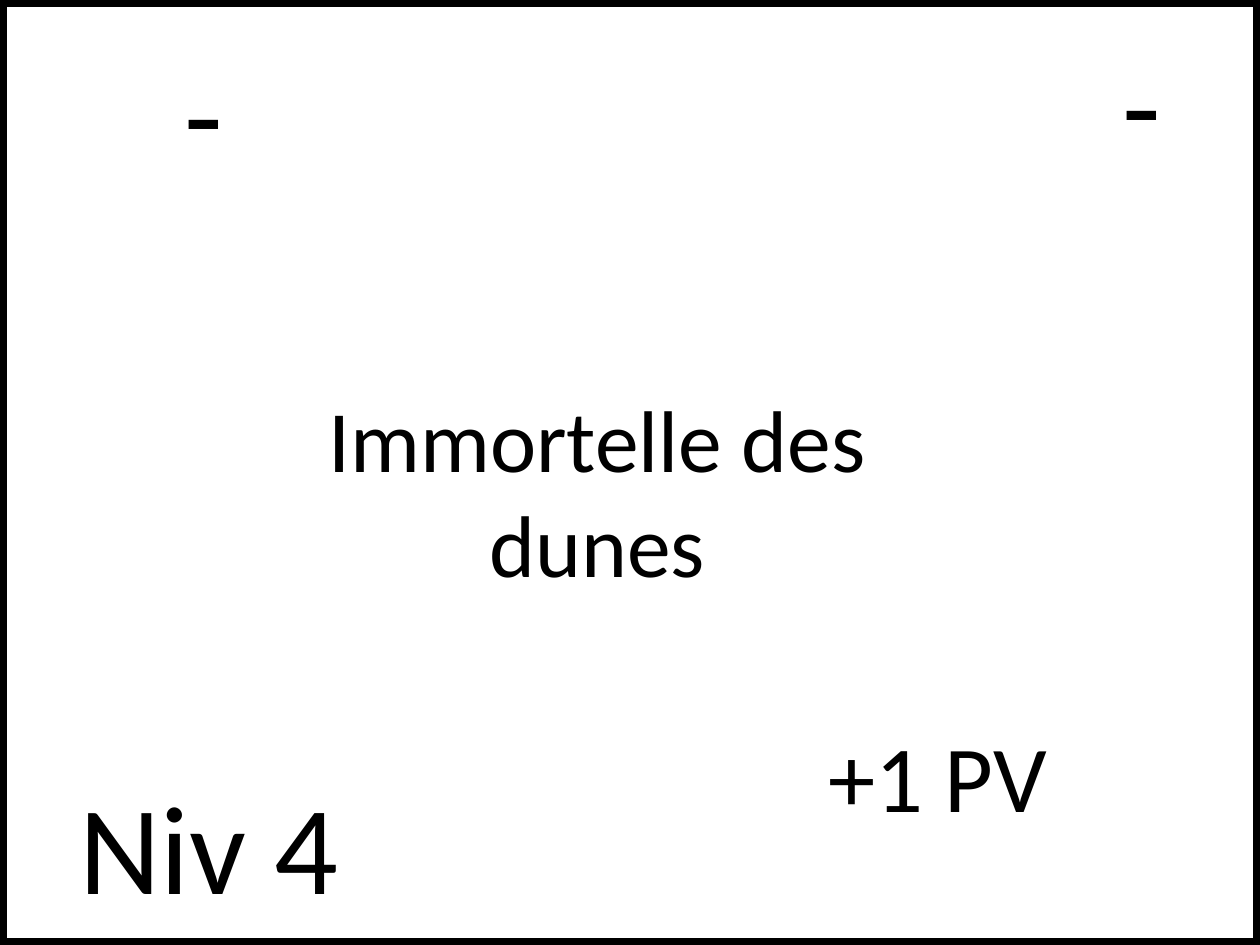
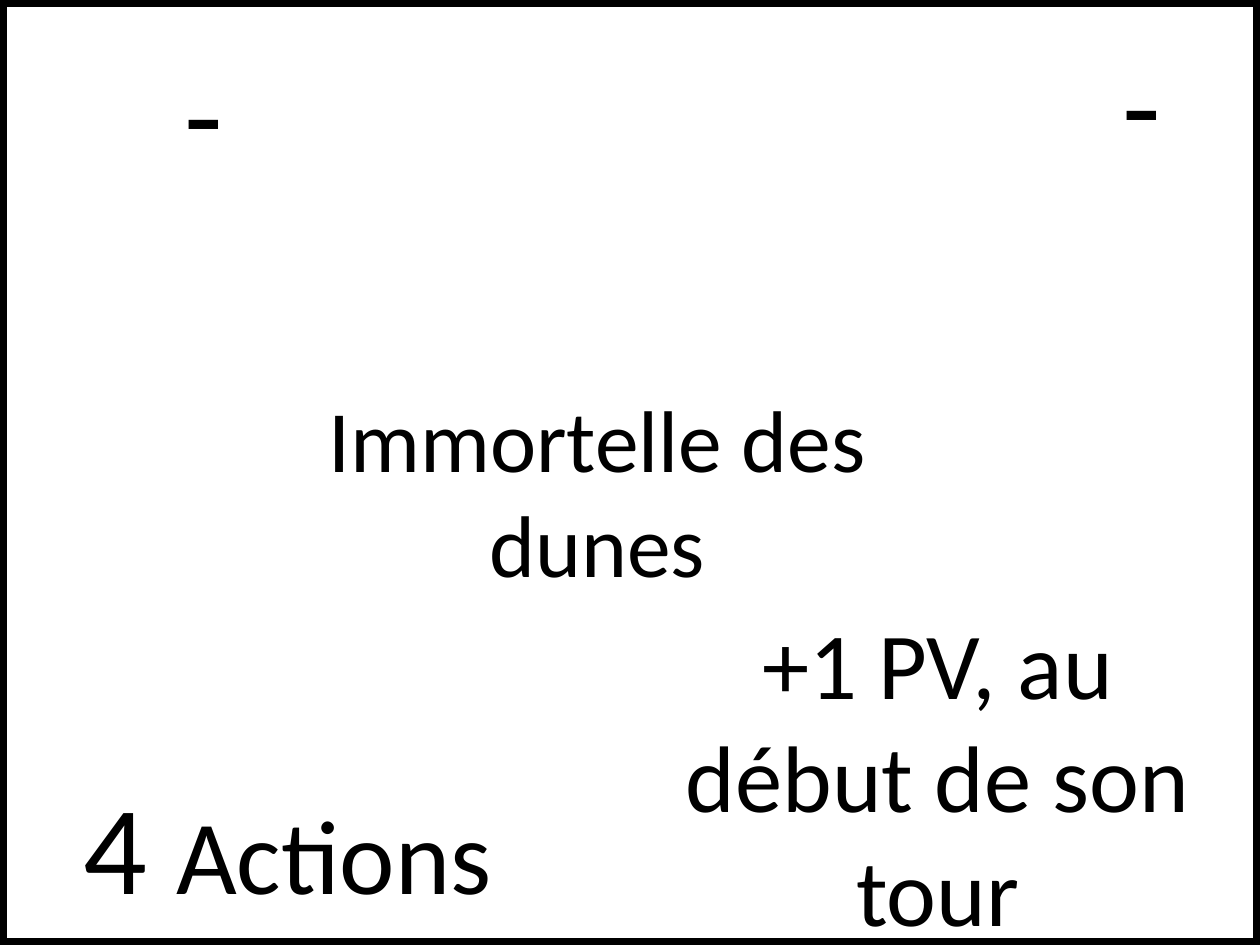
Before and after one commit to NaturalSolutions/SecretOFGaiaOfTheDead, a slide deck: slide 5 of Docs/CartesPerm.pptx (slide 4 before the commit). Drawn at 1260x945 pixels with LibreOffice and Linux fonts; fonts in the diff are those of the drawing. Boxes give left, top, right and bottom in pixels: in the first picture for what was removed or moved away, otherwise in the second. Text is boxed around its words. In the diff, an @@ line names an element or a change of style, - is before the commit and + after.

```diff
--- a/Docs/CartesPerm.pptx
+++ b/Docs/CartesPerm.pptx
@@ text at bbox=[686, 638, 1189, 945]: text changed @@
-+1 PV
++1 PV, au début de son tour
@@ text at bbox=[84, 813, 491, 895]: text changed; size 72 to 60 pt @@
-Niv 4
+4 Actions
```
Also in this commit, not shown: 15 other slides changed, 11 slides added, 2 slides removed, 3 other files.
